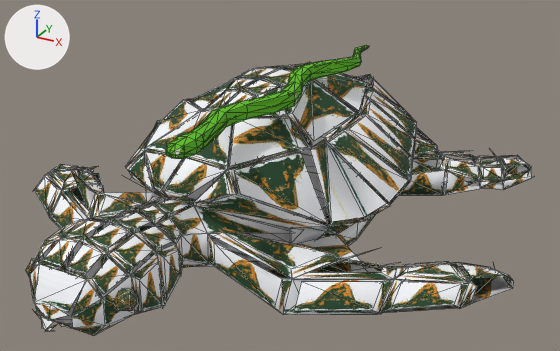
The glTF model server/src/main/resources/public/models/life/xuanwu.glb: old version first, new version second.
The view is the same before and after, from a 50 mm lens placed at (2.03, -3.49, 1.75), pointed at (0.18, -0.12, 0.06). Lighting does not change. The marker at upper left points along +X, +Y and +Z. The picture after the commit comes second. Mesh edges are drawn as thin lines. Where no turn or scale is listed for an object, it has been applied to the vertices. Vertices at exactly the same position are counted once.

Objects in the first picture: 'Geo_Snake Snake_Group', 'Turtle.1'.
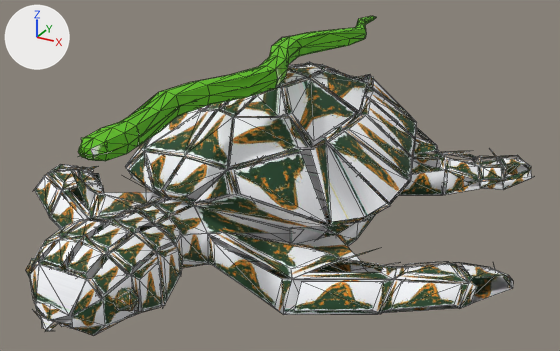
The newer file is also rescaled (x0.323) as a whole; pictures and numbers use the older file's frame.

Boxes [x1, y1, x2, y2] around the edits, measured in the pictures (560 x 351 px; the box of a moved part takes in the faces that stretch with it):
'Geo_Snake Snake_Group', moved, rescaled (46% wider, 28% taller)
    before: [165, 46, 369, 159]
    after: [78, 16, 376, 161]
part 2 of me_turtle_1_mesh_retex, moved or reshaped
    before: [34, 234, 258, 331]
    after: [35, 232, 258, 331]
part 3 of me_turtle_1_mesh_retex, moved or reshaped (mostly hidden)
    before: [213, 120, 398, 231]
    after: [213, 121, 398, 231]

What changed in the scene script:
```text
Change me_geo_snake_snake_group_1_retex:
    used by ob_geo_snake_snake_group; location = (0.24, 0.0, 0.56)
    remove me_geo_snake_snake_group_1_retex.from_pydata(...)  # 190 vertices, 294 faces; spans x -0.11..0.11, y -1.17..1.03, z -0.05..0.04
    add me_geo_snake_snake_group_1_retex.from_pydata(...)  # 190 vertices, 294 faces; spans x -0.24..0.07, y -1.57..1.37, z 0.06..0.18
    me_geo_snake_snake_group_1_retex part 1: the whole mesh is scaled about its middle by 1.34, then moved by (-0.08, -0.02, 0.12)
Change me_turtle_1_mesh_retex:
    where me_turtle_1_mesh_retex.from_pydata(...)  # 1154 vertices, 1078 faces; spans x -1.46..1.46, y -1.71..1.4, z -0.34..0.56
    used by ob_turtle_1; location = (0.0, 0.0, 0.0)
    me_turtle_1_mesh_retex part 2
    7 vertices are removed from x -0.4..0.39, y -1.66..-0.44, z -0.28..0.05
    11 faces are deleted
    7 vertices are added at x -0.09..0.4, y -1.71..-0.44, z -0.28..0.05
    11 new faces join them
    me_turtle_1_mesh_retex part 3
    4 vertices are removed from x -0.39..0.39, y 0.36..1.1, z -0.28..0.02
    12 faces are deleted
    1 vertex moves within x 0.39, y 0.36, z -0.28
    4 vertices are added at (0.39, 0.36, -0.28), (-0.39, 1.1, 0.02), (-0.39, 0.82, -0.22), (0.39, 0.99, -0.14)
    12 new faces join them
```
